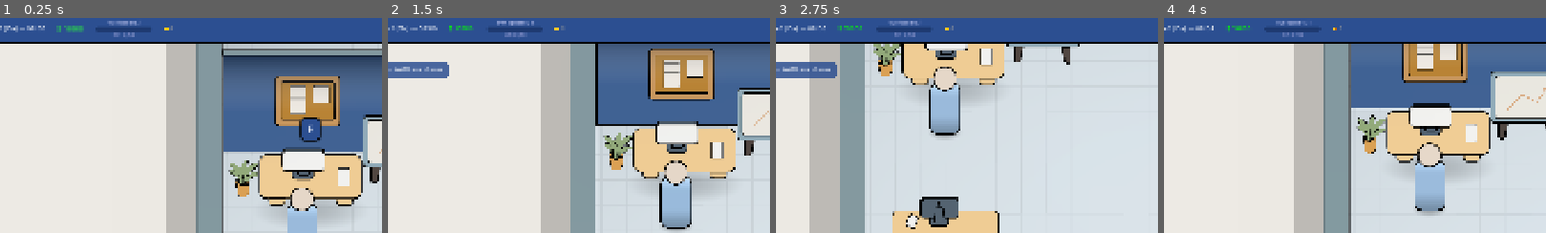
Above: before the commit, frames 1-4 (left to right).
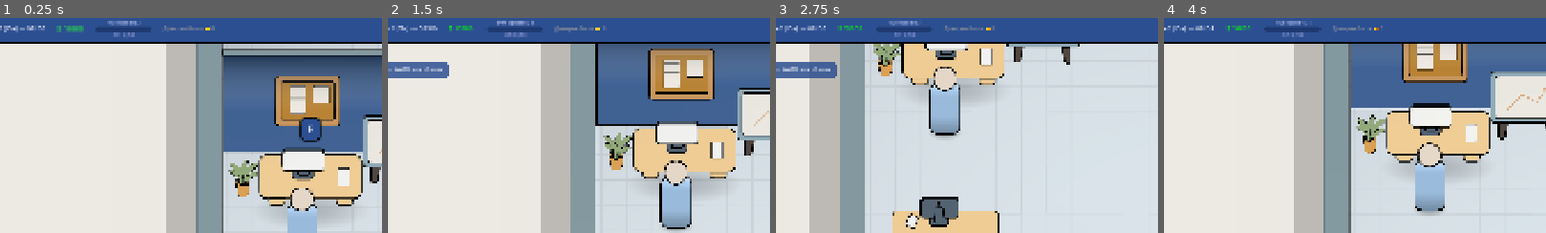
Above: after the commit, the same moments.

Repository: Esca69/project-manager-sim
Game: Godot game, scene res://Scenes/office.tscn
Two runs of this game, one before a commit and one after it. Both use one fixed random seed, a clock stepped at 60 frames per second and the inputs below. This scene is started directly instead of the project's main scene. Sound files missing from this copy of the repository are replaced by a short silence.
Inputs (mouse positions are % of the whole screen's width and height, from its top left):
- Up to frame 1 (0.25 s): no input
- Up to frame 2 (1.5 s): click "0х" at 0.5 s; tap Enter at 1.25 s; move the mouse to (72, 45) at 1.27 s; hold Right (ui_right) from 1.28 s (still down); tap E (interact) at 1.35 s; click (72, 45) at 1.42 s
- Up to frame 3 (2.75 s): move the mouse to (30, 55) at 2.02 s; release Right (ui_right) at 2.03 s; hold Down (ui_down) from 2.03 s (still down); tap Q (motivate) at 2.1 s
- Up to frame 4 (4 s): move the mouse to (60, 28) at 2.77 s; release Down (ui_down) at 2.78 s; hold Right (ui_right) 2.78-3.53 s; tap R (no_toilet) at 2.85 s; move the mouse to (45, 70) at 3.52 s; hold Up (ui_up) from 3.53 s (still down); tap 4 (speed_10x) at 3.6 s; click (45, 70) at 3.67 s
The pictures show only the part of the screen within x 10-60%, y 1-51%; the shares and areas given below are measured in that part.

The runs differ from the first frame. In frame 1, 0.2% of the frame differs, in the area x 43-57%, y 3-6%; in frame 2, 0.2%, in the area x 43-57%, y 3-7%; in frame 3, 0.1%; in frame 4, 0.1%.

Commit message:
fix: добавить текст "Доверие босса" в top panel (UI_BOSS_TRUST)
Agent-Logs-Url: https://github.com/Esca69/project-manager-sim/sessions/b1669058-ac02-44eb-9433-ebaa01fe4130

Co-authored-by: Esca69 <259692183+Esca69@users.noreply.github.com>

Diff:
--- a/Localization/translations.csv
+++ b/Localization/translations.csv
@@ -213,6 +213,7 @@
 UI_LEVEL,Уровень %d,Level %d
 UI_XP,XP: %d / %d,XP: %d / %d
 UI_PM_LEVEL,PM Уровень %d,PM Level %d
+UI_BOSS_TRUST,Доверие босса: 🤝 %d,Boss Trust: 🤝 %d
 UI_SKILL_POINTS,Очки навыков: %d,Skill points: %d
 UI_SKILL_LOCKED,🔒 Заблокировано,🔒 Locked
 UI_SKILL_UNLOCKED,✅ Изучено,✅ Unlocked
--- a/Scripts/hud.gd
+++ b/Scripts/hud.gd
@@ -506,7 +506,7 @@
 			break
 
 	_boss_trust_label = Label.new()
-	_boss_trust_label.text = "🤝 %d" % BossManager.boss_trust
+	_boss_trust_label.text = tr("UI_BOSS_TRUST") % BossManager.boss_trust
 	_boss_trust_label.add_theme_font_size_override("font_size", 13)
 	_boss_trust_label.add_theme_color_override("font_color", BossManager.get_trust_color())
 	_boss_trust_label.vertical_alignment = VERTICAL_ALIGNMENT_CENTER
@@ -696,7 +696,7 @@
 
 func _on_boss_trust_changed(new_trust: int):
 	if _boss_trust_label:
-		_boss_trust_label.text = "🤝 %d" % new_trust
+		_boss_trust_label.text = tr("UI_BOSS_TRUST") % new_trust
 		_boss_trust_label.add_theme_color_override("font_color", BossManager.get_trust_color())
 
 func _on_employee_leveled_up_toast(emp: EmployeeData, new_level: int, _skill_gain: int, _new_trait: String):
